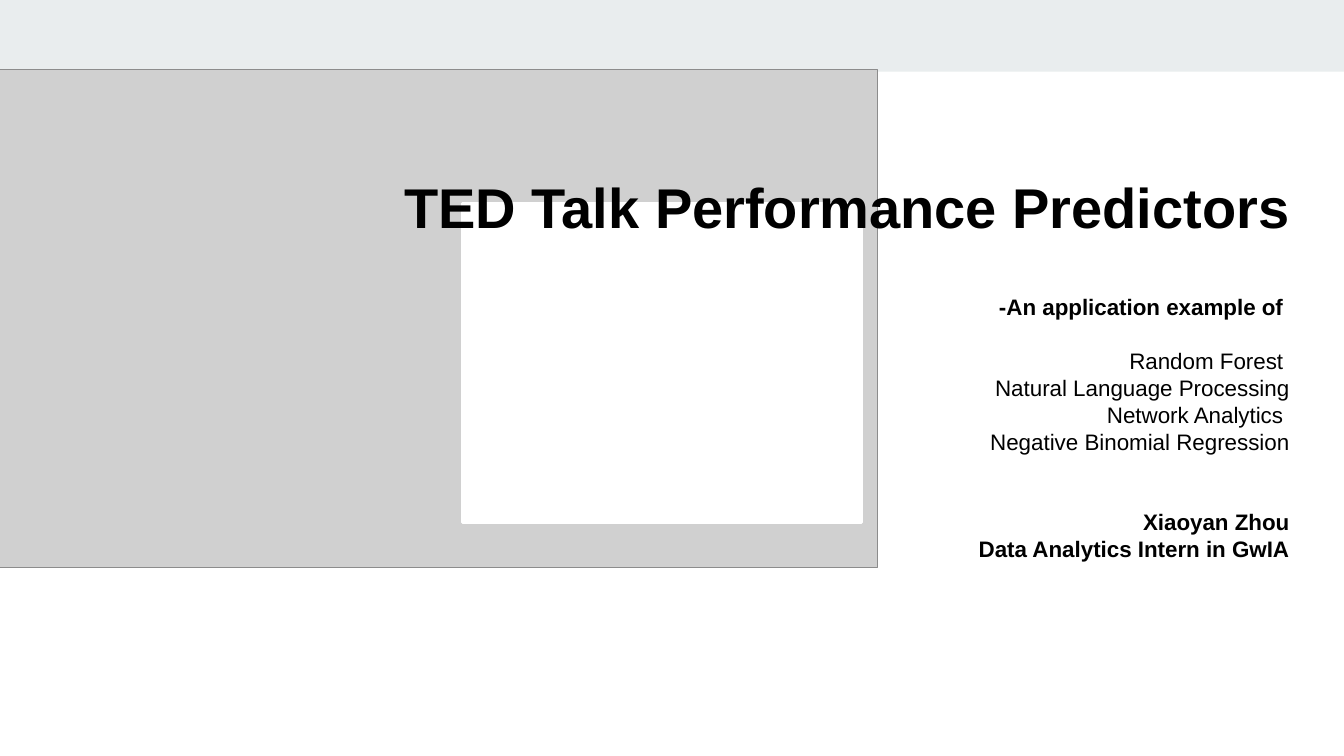
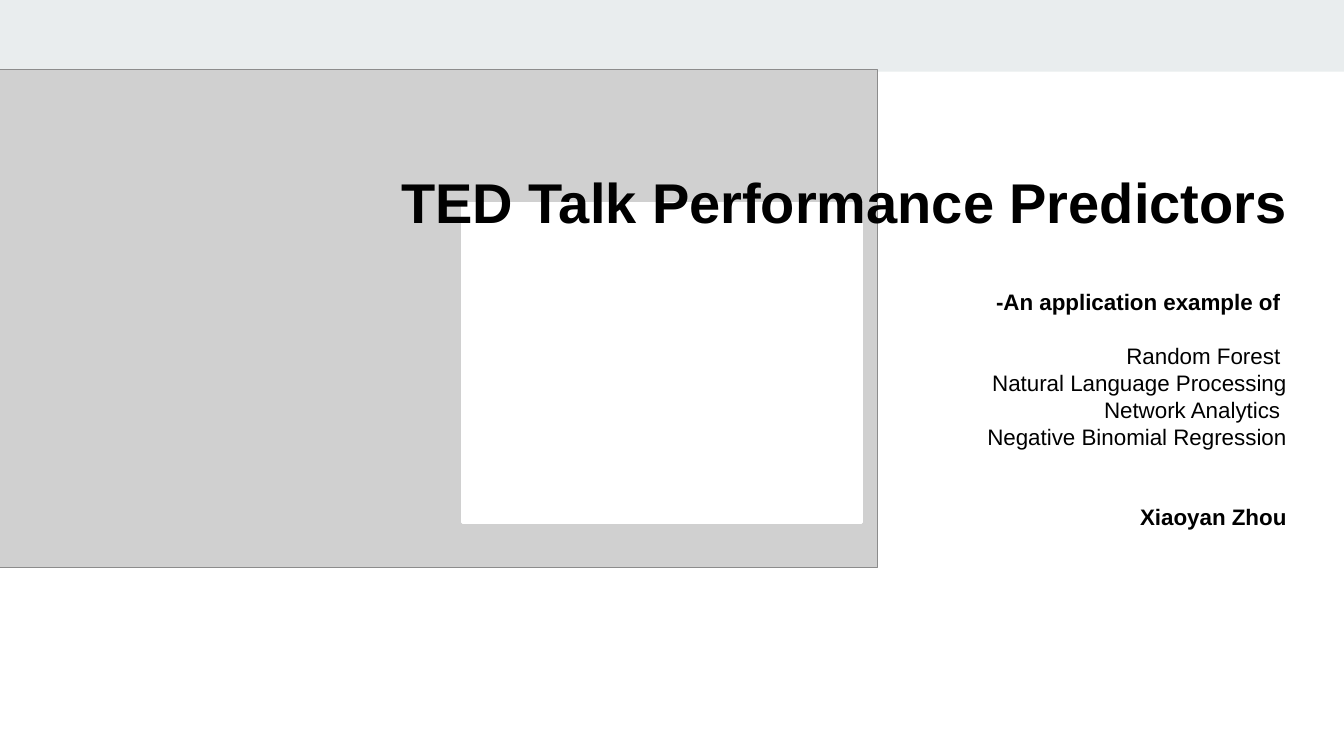
Before and after one commit to daisyhacking/Machine-Lerning, a slide deck: slide 1 of TED Talk Perofrmance Predictors.pptx. Drawn at 1344x756 pixels with LibreOffice and Linux fonts; fonts in the diff are those of the drawing; grey boxes stand for pictures. Boxes give left, top, right and bottom in pixels: in the first picture for what was removed or moved away, otherwise in the second. Text is boxed around its words. In the diff, an @@ line names an element or a change of style, - is before the commit and + after.

```diff
--- a/TED Talk Perofrmance Predictors.pptx
+++ b/TED Talk Perofrmance Predictors.pptx
@@ text at (979, 540, 1289, 562): paragraph removed @@
-Data Analytics Intern in GwIA
```
Also in this commit, not shown: 4 other files.
